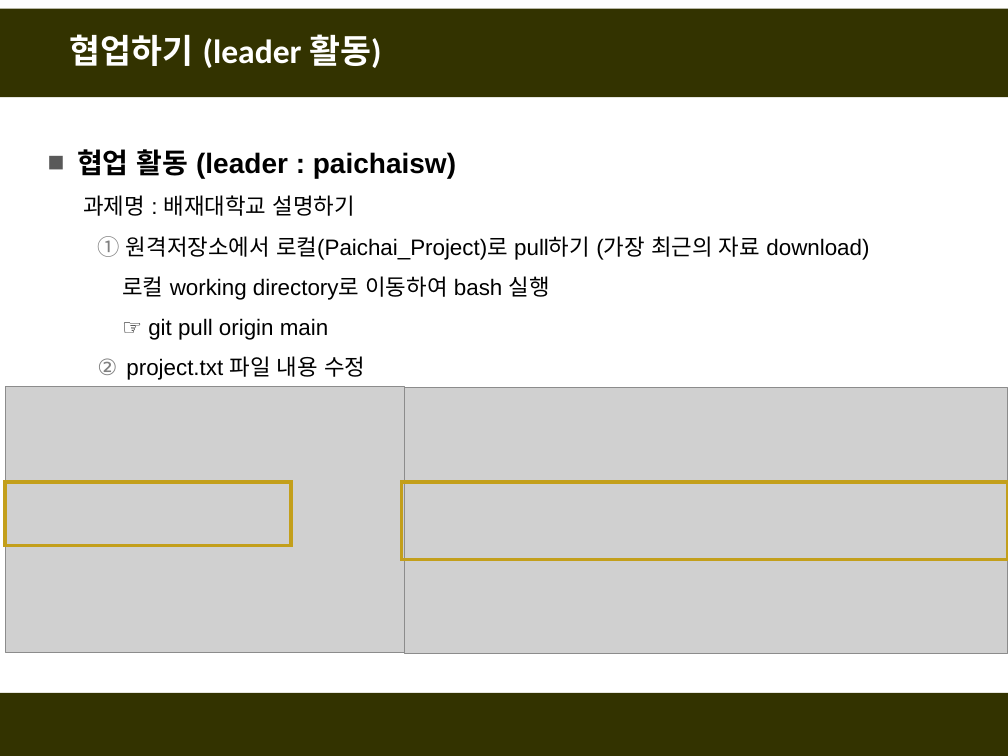
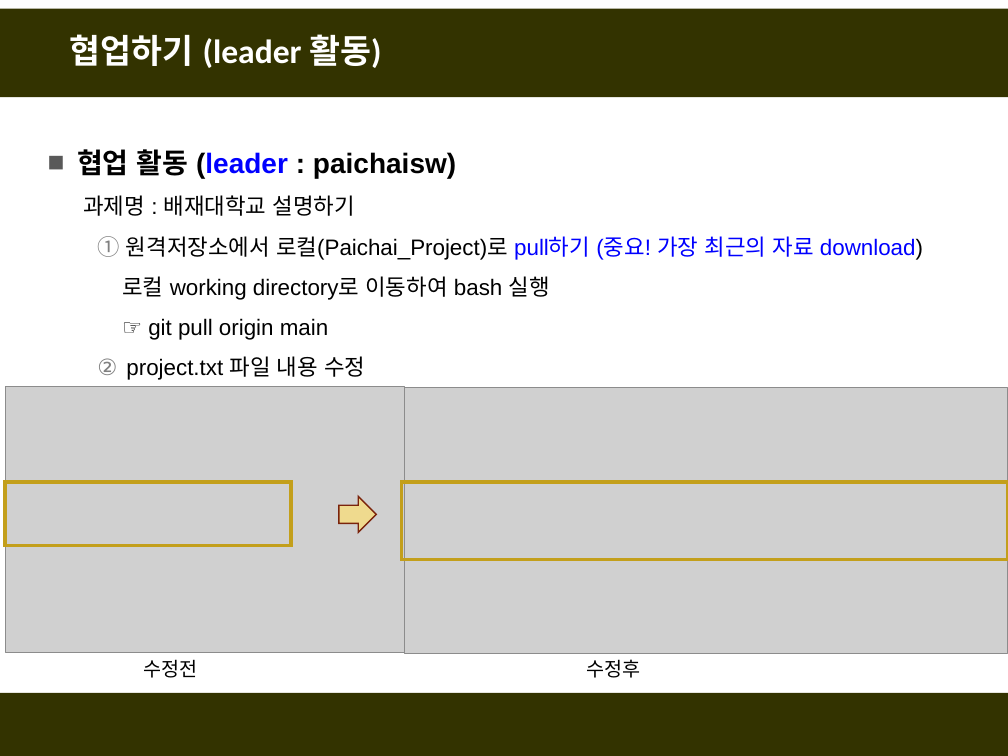
Before and after one commit to fasthill/github-lecture, a slide deck: slide 25 of git및github첫걸음4-협업하기.pptx. Drawn at 1008x756 pixels with LibreOffice and Linux fonts; fonts in the diff are those of the drawing; grey boxes stand for pictures. Boxes give left, top, right and bottom in pixels: in the first picture for what was removed or moved away, otherwise in the second. Text is boxed around its words. In the diff, an @@ line names an element or a change of style, - is before the commit and + after.

```diff
--- a/git및github첫걸음4-협업하기.pptx
+++ b/git및github첫걸음4-협업하기.pptx
@@ text at box(77, 149, 456, 178): text colour #000000 to #0000FF in "(leader" @@
@@ text at box(126, 236, 923, 260): text changed @@
-  1. 원격저장소에서 로컬(Paichai_Project)로 pull하기 (가장 최근의 자료 download)
+  1. 원격저장소에서 로컬(Paichai_Project)로 pull하기 (중요! 가장 최근의 자료 download)
@@ right arrow added at box(339, 496, 376, 532), fill #EFDA8E, outline #7A240B 1 pt @@
@@ text added at box(143, 659, 197, 678), 14 pt, text #000000 @@
+수정전
@@ text added at box(586, 659, 640, 678), 14 pt, text #000000 @@
+수정후
```
Also in this commit, not shown: 6 other slides changed, 2 slides added.
